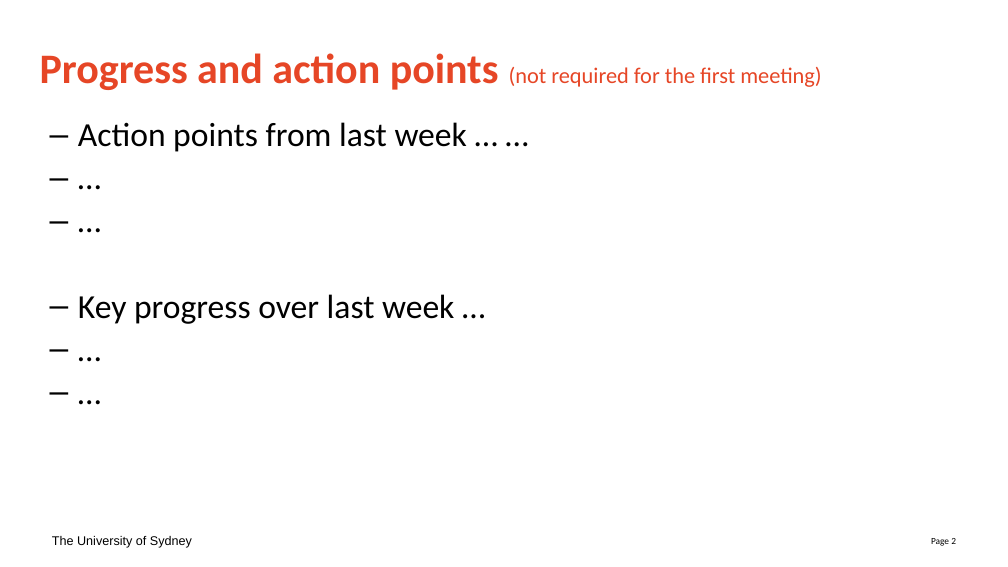
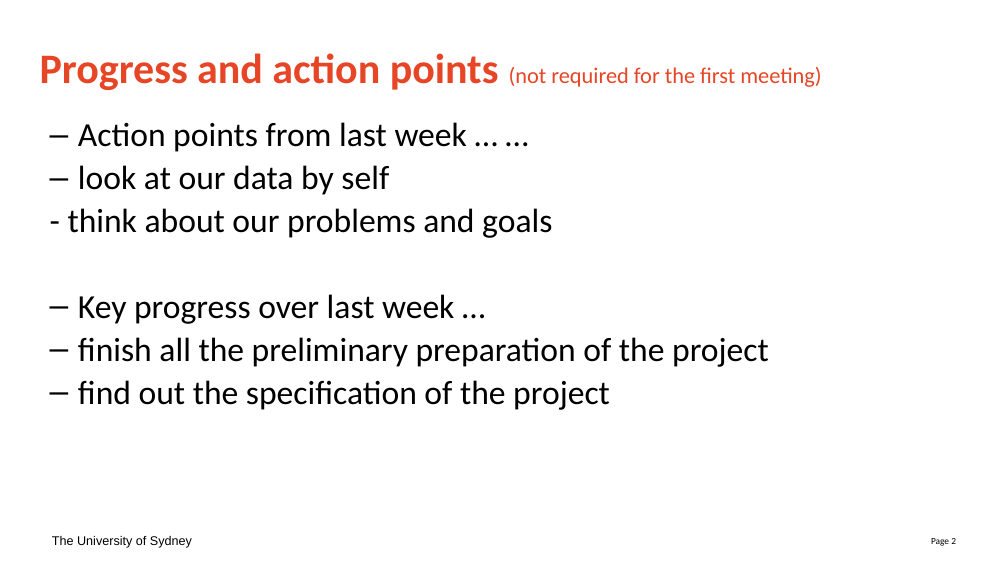
Before and after one commit to zephyralistair/Data3888-KidneyA1, a slide deck: slide 2 of Weekly Updates/Meeting minutes and Action slides template-1.pptx. Drawn at 1008x567 pixels with LibreOffice and Linux fonts; fonts in the diff are those of the drawing. Boxes give left, top, right and bottom in pixels: in the first picture for what was removed or moved away, otherwise in the second. Text is boxed around its words. In the diff, an @@ line names an element or a change of style, - is before the commit and + after.

```diff
--- a/Weekly Updates/Meeting minutes and Action slides template-1.pptx
+++ b/Weekly Updates/Meeting minutes and Action slides template-1.pptx
@@ text at [68,165,552,238]: text changed @@
-– …
-– …
+– look at our data by self
+- think about our problems and goals
@@ text at [78,337,769,410]: text changed @@
-– …
-– …
+– finish all the preliminary preparation of the project
+– find out the specification of the project
```
Also in this commit, not shown: 4 other slides changed.
